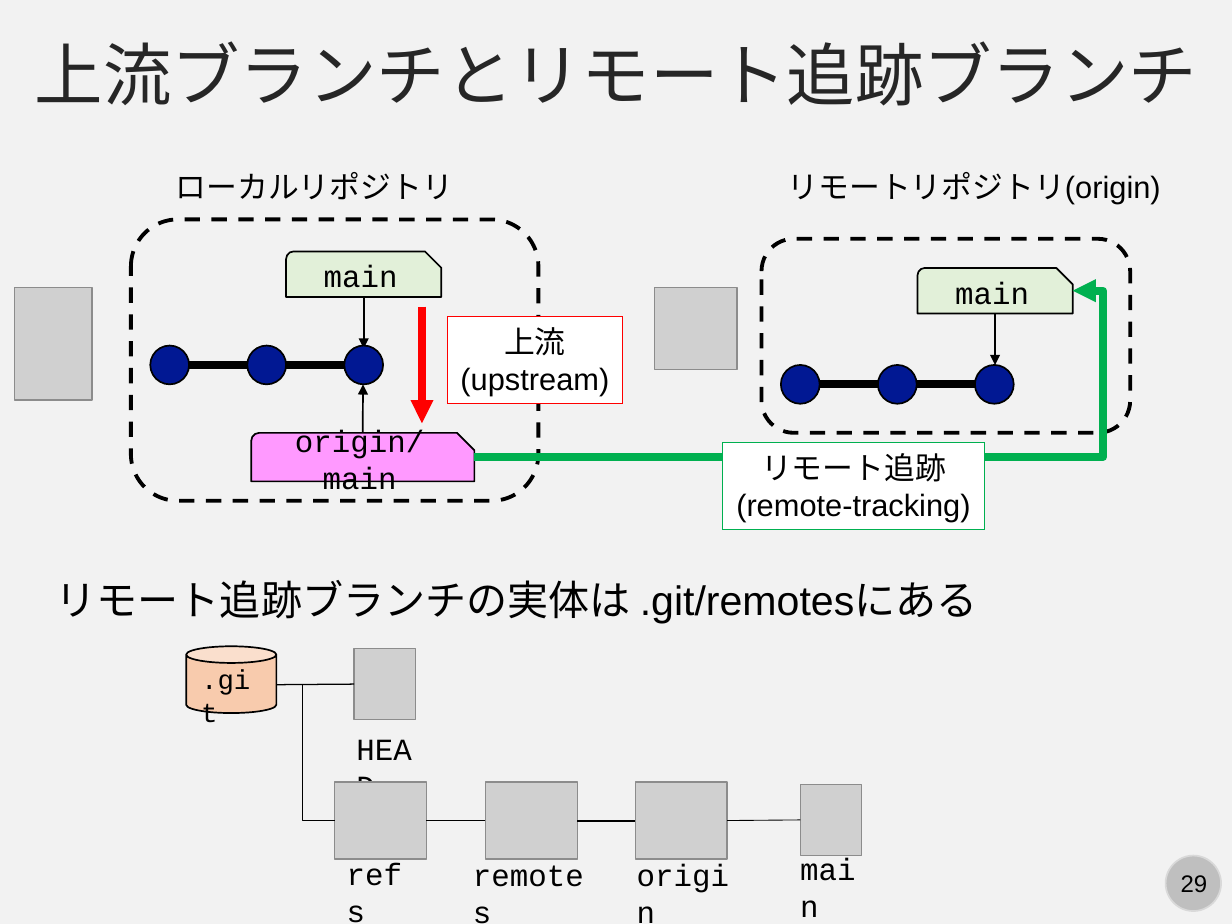
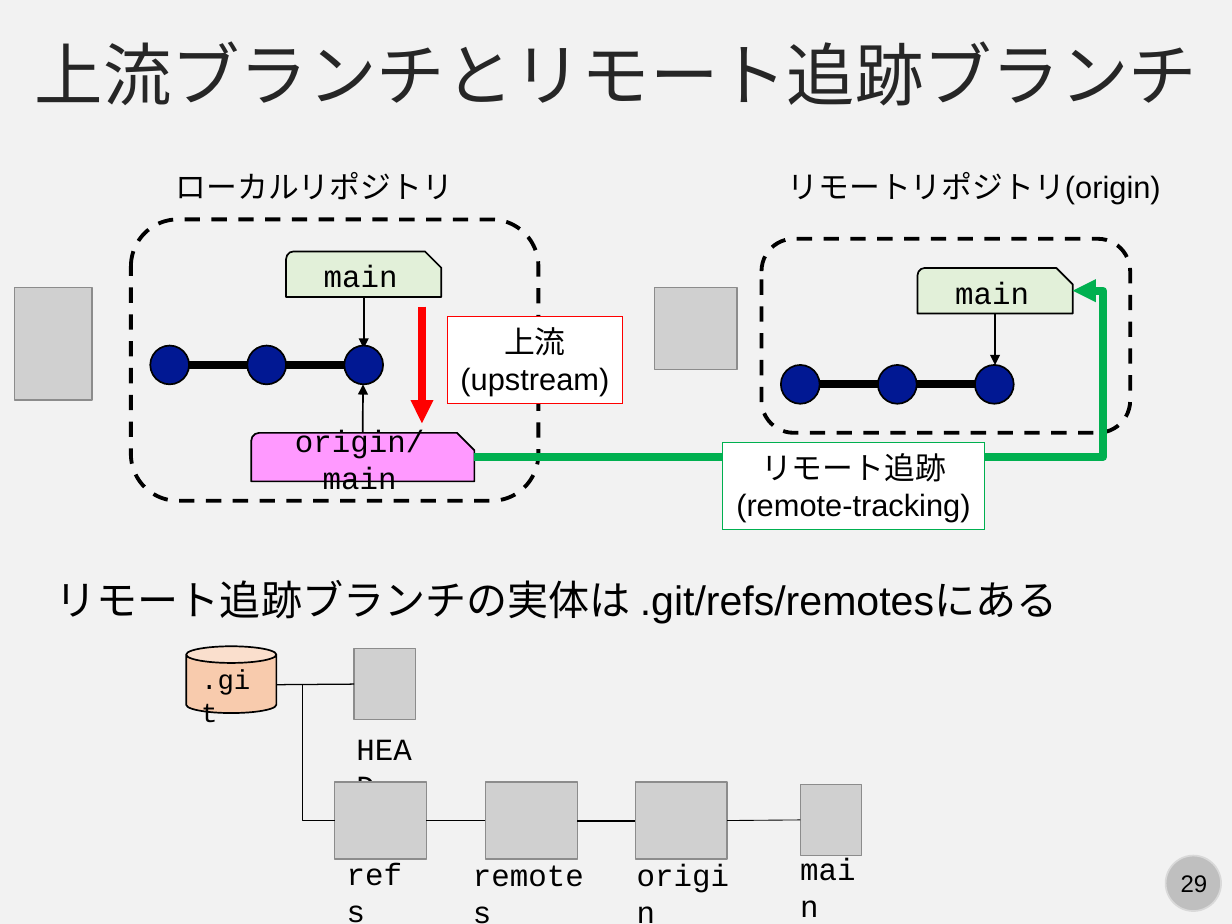
Before and after one commit to kaityo256/github, a slide deck: slide 29 of internals/fig/slide.pptx. Drawn at 1232x924 pixels with LibreOffice and Linux fonts; fonts in the diff are those of the drawing; grey boxes stand for pictures. Boxes give left, top, right and bottom in pixels: in the first picture for what was removed or moved away, otherwise in the second. Text is boxed around its words. In the diff, an @@ line names an element or a change of style, - is before the commit and + after.

Commit message:
updates slides

```diff
--- a/internals/fig/slide.pptx
+++ b/internals/fig/slide.pptx
@@ text at bbox=[56, 580, 1058, 624]: text changed @@
-リモート追跡ブランチの実体は .git/remotesにある
+リモート追跡ブランチの実体は .git/refs/remotesにある
```
Also in this commit, not shown: 2 other slides changed.
